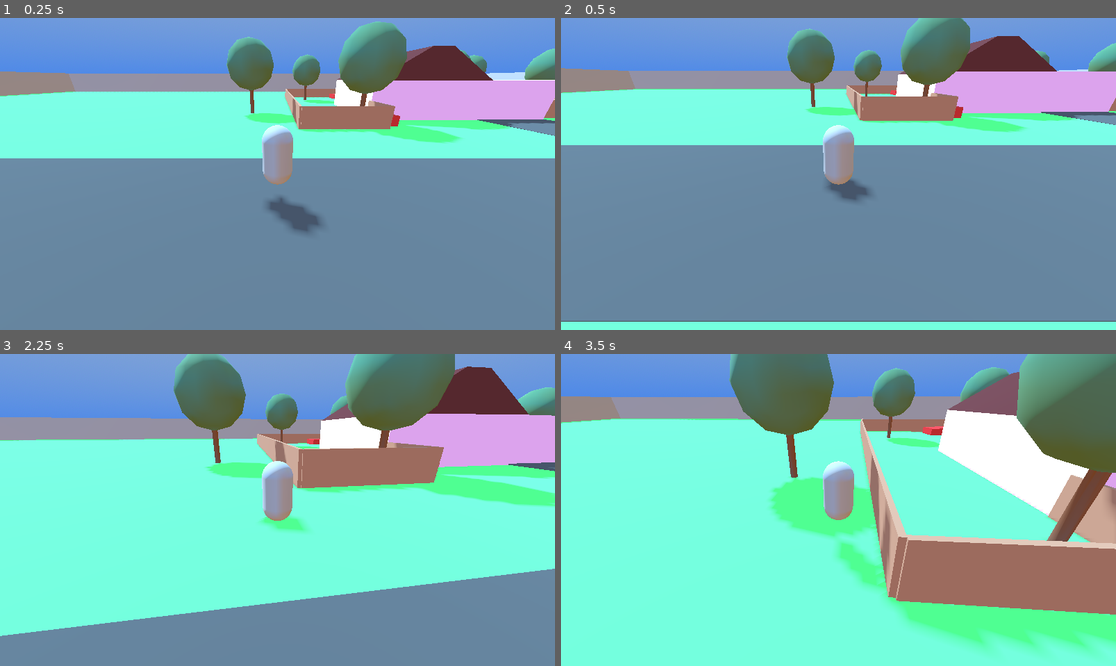
Above: before the commit, frames 1-4 (two rows, left to right).
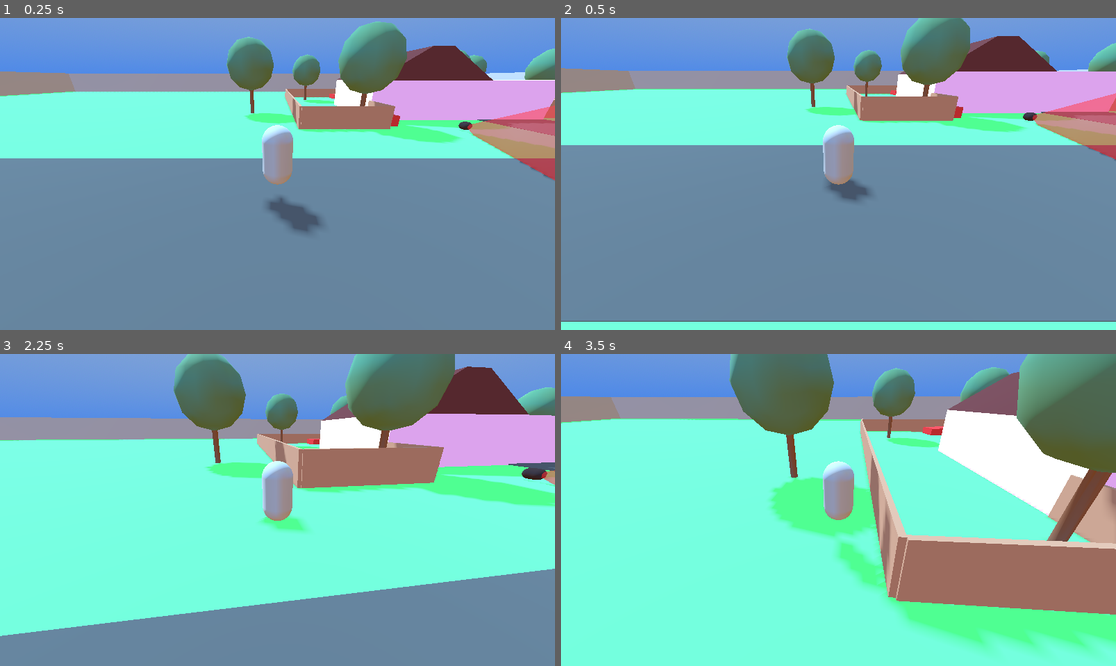
Above: after the commit, the same moments.

Repository: b0guslaw/LD58
Game: Godot game, scene res://neighborhood.tscn
The game is run twice, just before and just after one commit, with the same random seed, the same clock (stepped at 60 frames per second) and the same inputs. This scene is started directly instead of the project's main scene.
Inputs (mouse positions are in pixels of both pictures, inside the frame that each line leads up to):
- Up to frame 1 (0.25 s): no input
- Up to frame 2 (0.5 s): no input
- Up to frame 3 (2.25 s): move the mouse to (305, 510) at 0.52 s; hold W (move_forward) from 0.53 s (still down); tap Space (jump) at 0.77, 1.52 s; move the mouse to (249, 510) at 1.27 s; move the mouse to (288, 503) at 2.02 s
- Up to frame 4 (3.5 s): keep holding W (move_forward); move the mouse to (832, 516) at 2.77 s; tap Space (jump) at 3.02 s

The runs differ from the first frame. In frame 1, 2.1% of the frame differs, in the area x 82-100%, y 28-53%; in frame 2, 1.8%; in frame 3, 0.2%; in frame 4, nothing differs.

Commit message:
Adds doggo prefab and basic detection script

Diff:
--- /dev/null
+++ b/doggo.gd
@@ -0,0 +1,67 @@
+@tool
+extends CharacterBody3D
+
+@export var detection_range = 10.0:
+	set(value):
+		detection_range = value
+		update_debug_cone()
+@export var detection_angle = 45.0:
+	set(value):
+		detection_angle = value
+		update_debug_cone()
+@export var move_speed = 3.0
+
+var raycast: RayCast3D
+var debug_cone: CSGCylinder3D
+var player: Node3D
+var can_see_player = false
+
+func _ready():
+	raycast = $RayCast3D
+	debug_cone = $debug_vision_cone/CSGCylinder3D
+	player = get_tree().get_first_node_in_group("player")
+	update_debug_cone()
+
+func update_debug_cone():
+	if not debug_cone:
+		return
+
+	debug_cone.height = detection_range
+	var radius = tan(deg_to_rad(detection_angle)) * detection_range
+	debug_cone.radius = radius
+	debug_cone.position.z = detection_range / 2.0
+
+func _physics_process(delta):
+	can_see_player = check_player_seen()
+
+	if can_see_player:
+		print("SPOTTED")
+		# TODO chase
+	else:
+		# TODO patrol
+		pass
+
+	move_and_slide()
+
+func check_player_seen() -> bool:
+	if not player:
+		return false
+	var to_player = player.global_position - global_position
+	var distance = to_player.length()
+
+	if distance > detection_range:
+		return false
+
+	var forward = global_transform.basis.z
+	var angle = rad_to_deg(forward.angle_to(to_player.normalized()))
+	if angle > detection_angle:
+		return false
+
+	# check for obstacles with raycast
+	raycast.target_position = to_player
+	raycast.force_raycast_update()
+	if raycast.is_colliding():
+		var hit = raycast.get_collider()
+		return hit.is_in_group("player")
+
+	return false
--- /dev/null
+++ b/doggo.tscn
@@ -0,0 +1,47 @@
+[gd_scene load_steps=6 format=3 uid="uid://ltfpc6cnc0d"]
+
+[ext_resource type="Script" uid="uid://bxkcyuceyoupn" path="res://doggo.gd" id="1_ew3t6"]
+
+[sub_resource type="CapsuleShape3D" id="CapsuleShape3D_i62aq"]
+radius = 0.33
+height = 1.0
+
+[sub_resource type="CapsuleMesh" id="CapsuleMesh_ubf87"]
+radius = 0.33
+height = 1.0
+
+[sub_resource type="StandardMaterial3D" id="StandardMaterial3D_vjuh0"]
+albedo_color = Color(0.14, 0.050400004, 0.050400004, 1)
+
+[sub_resource type="StandardMaterial3D" id="StandardMaterial3D_rthgg"]
+transparency = 4
+albedo_color = Color(1, 0.01999998, 0.01999998, 0.5647059)
+
+[node name="Doggo" type="CharacterBody3D"]
+script = ExtResource("1_ew3t6")
+detection_range = 7.32
+detection_angle = 23.19
+
+[node name="CollisionShape3D" type="CollisionShape3D" parent="."]
+transform = Transform3D(1, 0, 0, 0, -4.371139e-08, -1, 0, 1, -4.371139e-08, 0, 0.33369958, 0)
+shape = SubResource("CapsuleShape3D_i62aq")
+debug_color = Color(0, 0.5950001, 0.7, 0.69411767)
+
+[node name="MeshInstance3D" type="MeshInstance3D" parent="."]
+transform = Transform3D(1, 0, 0, 0, -4.371139e-08, -1, 0, 1, -4.371139e-08, 0, 0.33369958, 0)
+mesh = SubResource("CapsuleMesh_ubf87")
+surface_material_override/0 = SubResource("StandardMaterial3D_vjuh0")
+
+[node name="RayCast3D" type="RayCast3D" parent="."]
+transform = Transform3D(1, 0, 0, 0, 1, 0, 0, 0, 1, 0, 0.2788539, 0.399777)
+target_position = Vector3(0, 0, 10)
+collision_mask = 3
+
+[node name="debug_vision_cone" type="Node3D" parent="."]
+
+[node name="CSGCylinder3D" type="CSGCylinder3D" parent="debug_vision_cone"]
+transform = Transform3D(1, 0, 0, 0, -4.371139e-08, 1, 0, -1, -4.371139e-08, 0, 0.35555327, 3.66)
+radius = 3.1358438
+height = 7.32
+cone = true
+material = SubResource("StandardMaterial3D_rthgg")
--- a/neighborhood.tscn
+++ b/neighborhood.tscn
@@ -1,6 +1,7 @@
-[gd_scene load_steps=16 format=3 uid="uid://bdtajsldlggkr"]
+[gd_scene load_steps=17 format=3 uid="uid://bdtajsldlggkr"]
 
 [ext_resource type="PackedScene" uid="uid://ckudr8chj1kgo" path="res://player.tscn" id="1_xi4q1"]
+[ext_resource type="PackedScene" uid="uid://ltfpc6cnc0d" path="res://doggo.tscn" id="2_ra0do"]
 
 [sub_resource type="StandardMaterial3D" id="StandardMaterial3D_fliuw"]
 albedo_color = Color(0.31, 0.099199995, 0.099199995, 1)
@@ -631,3 +632,7 @@
 
 [node name="Player" parent="." instance=ExtResource("1_xi4q1")]
 transform = Transform3D(1, 0, 0, 0, 1, 0, 0, 0, 1, 0, 2.1264105, 0)
+
+[node name="Doggo" parent="." instance=ExtResource("2_ra0do")]
+transform = Transform3D(1, 0, 0, 0, 1, 0, 0, 0, 1, 16.274033, 0.10701108, -11.383602)
+detection_range = 10.0
--- a/player.tscn
+++ b/player.tscn
@@ -8,7 +8,8 @@
 
 [sub_resource type="CapsuleShape3D" id="CapsuleShape3D_onrkg"]
 
-[node name="Player" type="CharacterBody3D"]
+[node name="Player" type="CharacterBody3D" groups=["player"]]
+collision_layer = 2
 script = ExtResource("1_4flbx")
 
 [node name="MeshInstance3D" type="MeshInstance3D" parent="."]
--- a/project.godot
+++ b/project.godot
@@ -11,9 +11,13 @@
 [application]
 
 config/name="New Game Project"
-run/main_scene="uid://ckavqb25bdaul"
+run/main_scene="uid://bdtajsldlggkr"
 config/features=PackedStringArray("4.5", "Forward Plus")
 config/icon="res://icon.svg"
+
+[global_group]
+
+player=""
 
 [input]
 
Not shown, added: doggo.gd.uid
